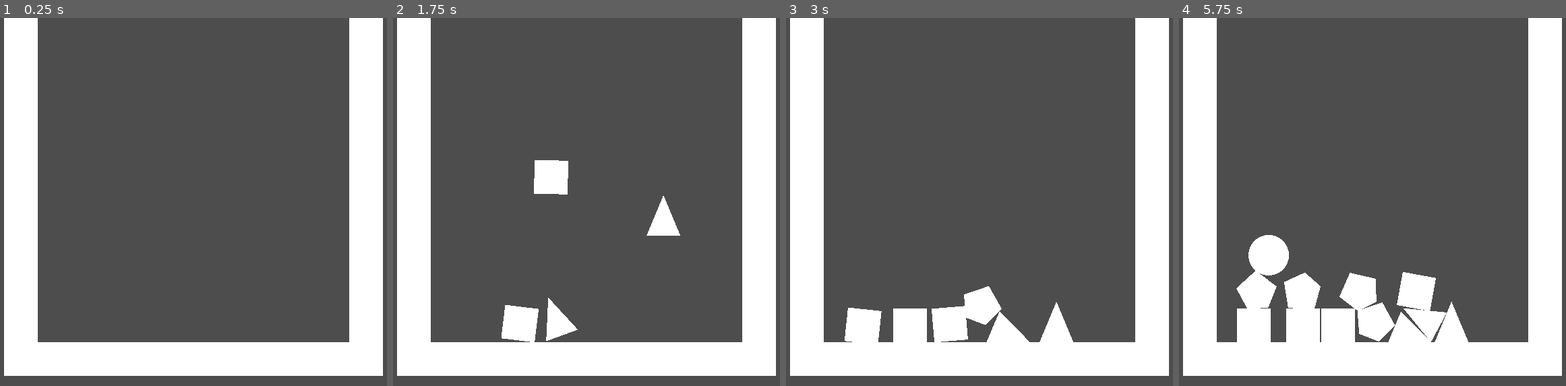
Above: before the commit, frames 1-4 (left to right).
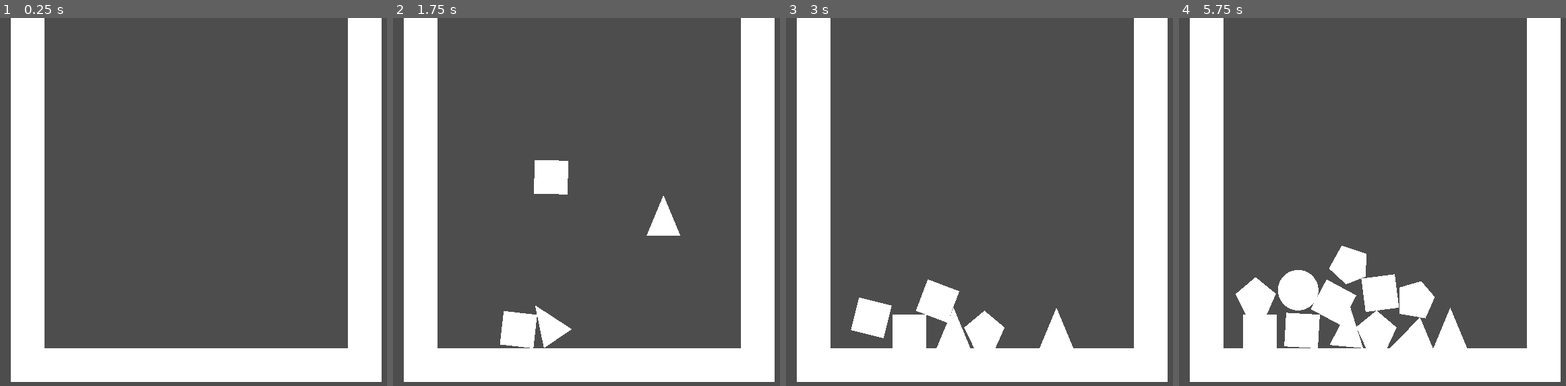
Above: after the commit, the same moments.

Repository: G-U-T-S/theana_jam
Game: Godot game, scene res://Scenes/main.tscn
The game is run twice, just before and just after one commit, with the same random seed, the same clock (stepped at 60 frames per second) and the same inputs.
Inputs:
- Up to frame 1 (0.25 s): no input
- Up to frame 2 (1.75 s): tap Enter (ui_accept) at 0.5, 0.77, 1.52 s
- Up to frame 3 (3 s): no input
- Up to frame 4 (5.75 s): tap Enter (ui_accept) at 3.02, 3.77, 4.52 s

The runs differ from the first frame. In frame 1, 6.7% of the frame differs, in the area x 1-99%, y 0-99%; in frame 2, 7.2%; in frame 3, 9.3%; in frame 4, 11%.

Commit message:
Add files via upload
arrumei as colisões das barreiras

Diff:
--- a/Scenes/main.tscn
+++ b/Scenes/main.tscn
@@ -1,44 +1,55 @@
-[gd_scene load_steps=4 format=3 uid="uid://wsp10vf61bd2"]
+[gd_scene load_steps=6 format=3 uid="uid://wsp10vf61bd2"]
 
 [ext_resource type="Script" path="res://Scripts/main.gd" id="1_bb2fb"]
 [ext_resource type="PackedScene" uid="uid://caxa8h1vq18p7" path="res://Scenes/shape_spawn.tscn" id="2_mwrq7"]
 
 [sub_resource type="RectangleShape2D" id="RectangleShape2D_x5ne8"]
-size = Vector2(50, 562)
+size = Vector2(50, 1013.5)
+
+[sub_resource type="RectangleShape2D" id="RectangleShape2D_usv82"]
+size = Vector2(50, 1002)
+
+[sub_resource type="RectangleShape2D" id="RectangleShape2D_ylhhn"]
+size = Vector2(50, 550)
 
 [node name="main" type="Node2D"]
 script = ExtResource("1_bb2fb")
 
 [node name="wall_1" type="StaticBody2D" parent="."]
+position = Vector2(150, 240)
 
 [node name="polygon" type="Polygon2D" parent="wall_1"]
-position = Vector2(15, -19)
+position = Vector2(-125, -250)
 polygon = PackedVector2Array(100, 0, 150, 0, 150, 500, 100, 500)
 
 [node name="collsion" type="CollisionShape2D" parent="wall_1"]
-position = Vector2(140, 231)
+position = Vector2(-3.05176e-05, -256.25)
 shape = SubResource("RectangleShape2D_x5ne8")
 
 [node name="wall_2" type="StaticBody2D" parent="."]
-position = Vector2(527, -19)
+position = Vector2(650, 240)
 
 [node name="polygon" type="Polygon2D" parent="wall_2"]
+position = Vector2(-125, -250)
 polygon = PackedVector2Array(100, 0, 150, 0, 150, 500, 100, 500)
 
-[node name="collsion" type="CollisionShape2D" parent="wall_2"]
-position = Vector2(125, 250)
-shape = SubResource("RectangleShape2D_x5ne8")
+[node name="collision" type="CollisionShape2D" parent="wall_2"]
+position = Vector2(0, -251)
+shape = SubResource("RectangleShape2D_usv82")
 
 [node name="wall_3" type="StaticBody2D" parent="."]
-position = Vector2(615, 381)
-rotation = 1.5708
+position = Vector2(374, 515)
 
 [node name="polygon" type="Polygon2D" parent="wall_3"]
-polygon = PackedVector2Array(100, -62, 150, -62, 150, 500, 100, 500)
+position = Vector2(251, -125)
+rotation = 1.5708
+polygon = PackedVector2Array(100, -49.9999, 150, -49.9999, 150, 500, 100, 500)
 
-[node name="collsion" type="CollisionShape2D" parent="wall_3"]
-position = Vector2(125, 219)
-shape = SubResource("RectangleShape2D_x5ne8")
+[node name="collision" type="CollisionShape2D" parent="wall_3"]
+position = Vector2(26, 0)
+rotation = 1.5708
+shape = SubResource("RectangleShape2D_ylhhn")
 
 [node name="shape_spawn" parent="." instance=ExtResource("2_mwrq7")]
+unique_name_in_owner = true
 position = Vector2(385, -140)
